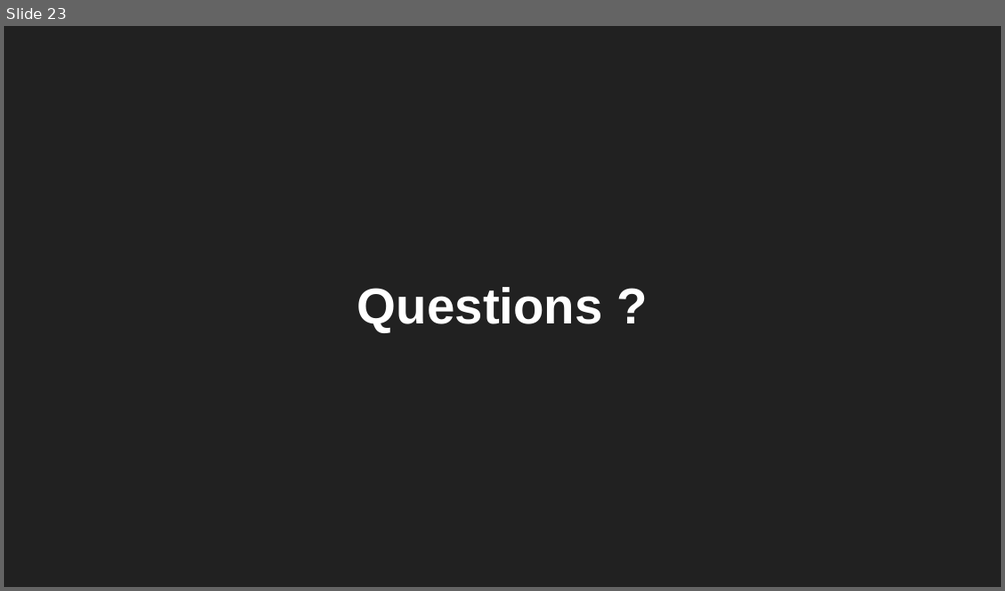
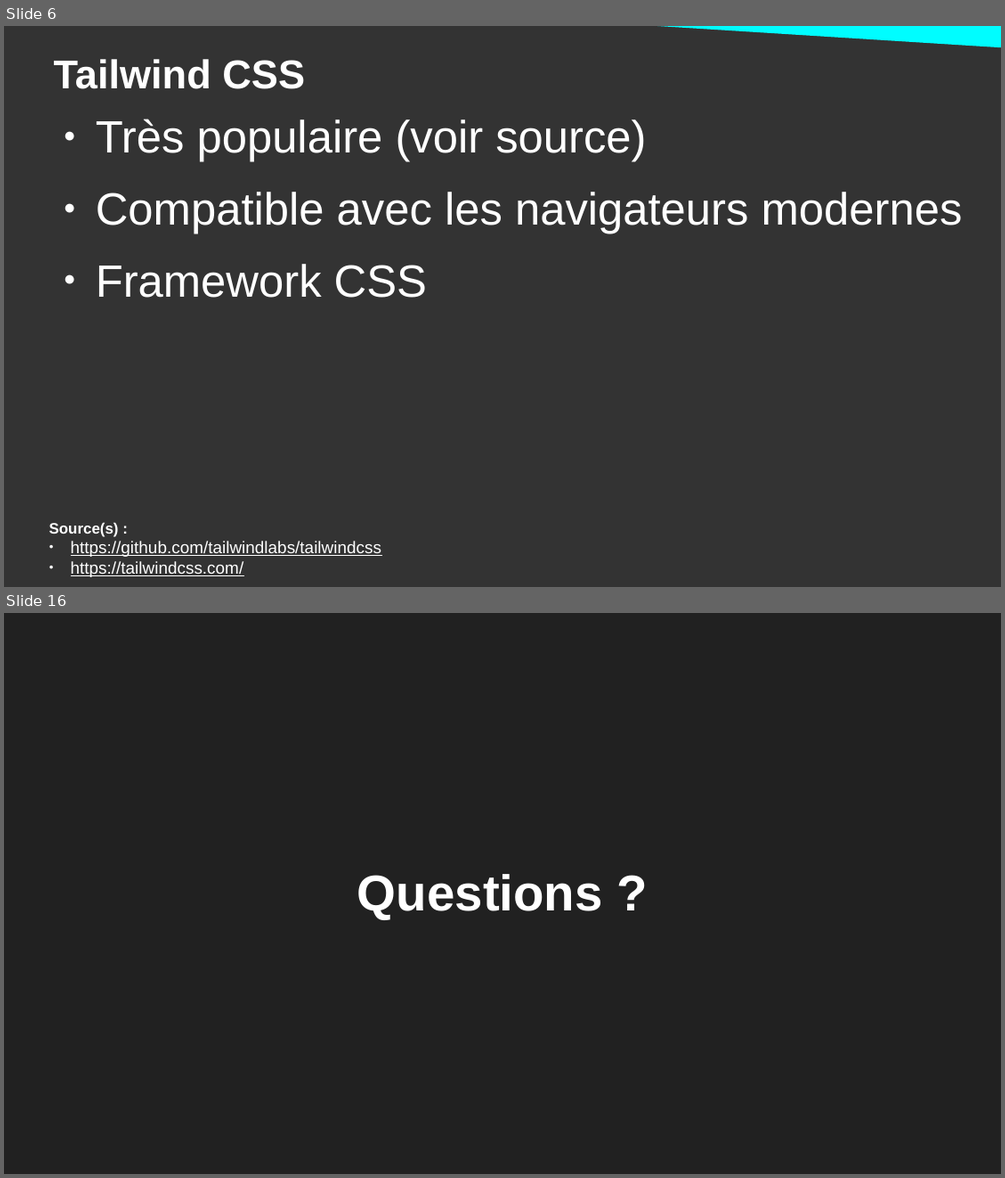
Before and after one commit to DanYellow/cours, a slide deck: integration-web-s2/cours-magistraux/numero-1/presentation.odp. Shown one above the other, each under a label of ours: slide 23 before the commit, slides 6 and 16 after it; the slides between them are not shown. The pictures are 1005x591 and 1005x1178 pixels, drawn with LibreOffice and Linux fonts; fonts in the diff are those of the drawing. Boxes give left, top, right and bottom in pixels: in the first picture for what was removed or moved away, otherwise in the second. Text is boxed around its words. In the diff, an @@ line names an element or a change of style, - is before the commit and + after.

```diff
--- a/integration-web-s2/cours-magistraux/numero-1/presentation.odp
+++ b/integration-web-s2/cours-magistraux/numero-1/presentation.odp
@@ slide 6 added at bbox=[4, 26, 1001, 587], background #333333 @@
@@ right triangle added at bbox=[545, 26, 1001, 51], fill #00FDFF @@
@@ title added at bbox=[54, 59, 305, 89], 32 pt, text #FFFFFF, bold @@
+Tailwind CSS
@@ text added at bbox=[96, 119, 963, 297], 36 pt, text #FFFFFF @@
+● Très populaire (voir source)
+● Compatible avec les navigateurs modernes
+● Framework CSS
@@ text added at bbox=[49, 522, 381, 577], 13.4 pt, text #FFFFFF, underline @@
+Source(s) :
+● https://github.com/tailwindlabs/tailwindcss
+● https://tailwindcss.com/
@@ what was slide 23 is now slide 16 @@
```
Also in this commit, not shown: 1 slide changed, 13 other slides added, 21 slides removed, 10 other files.
